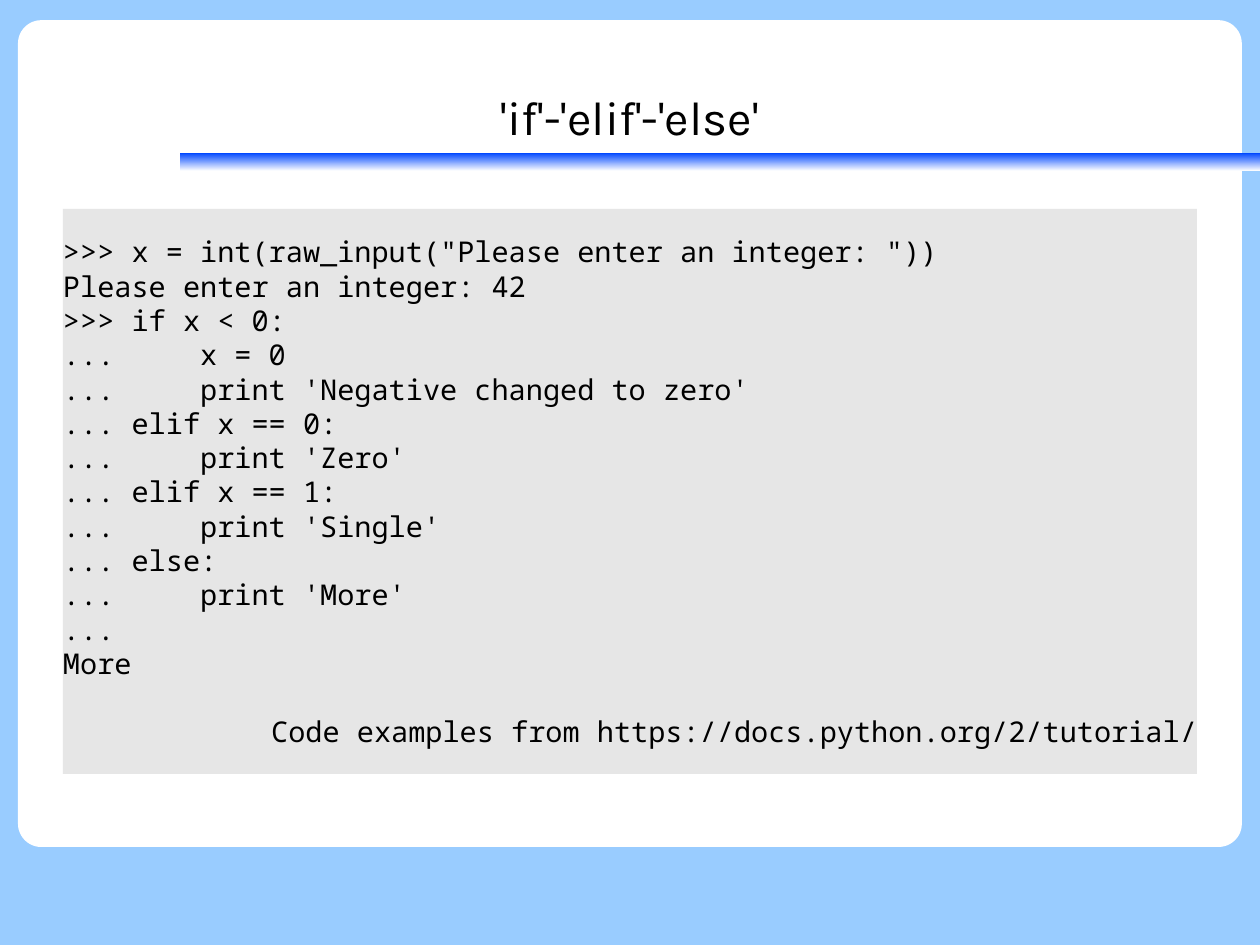
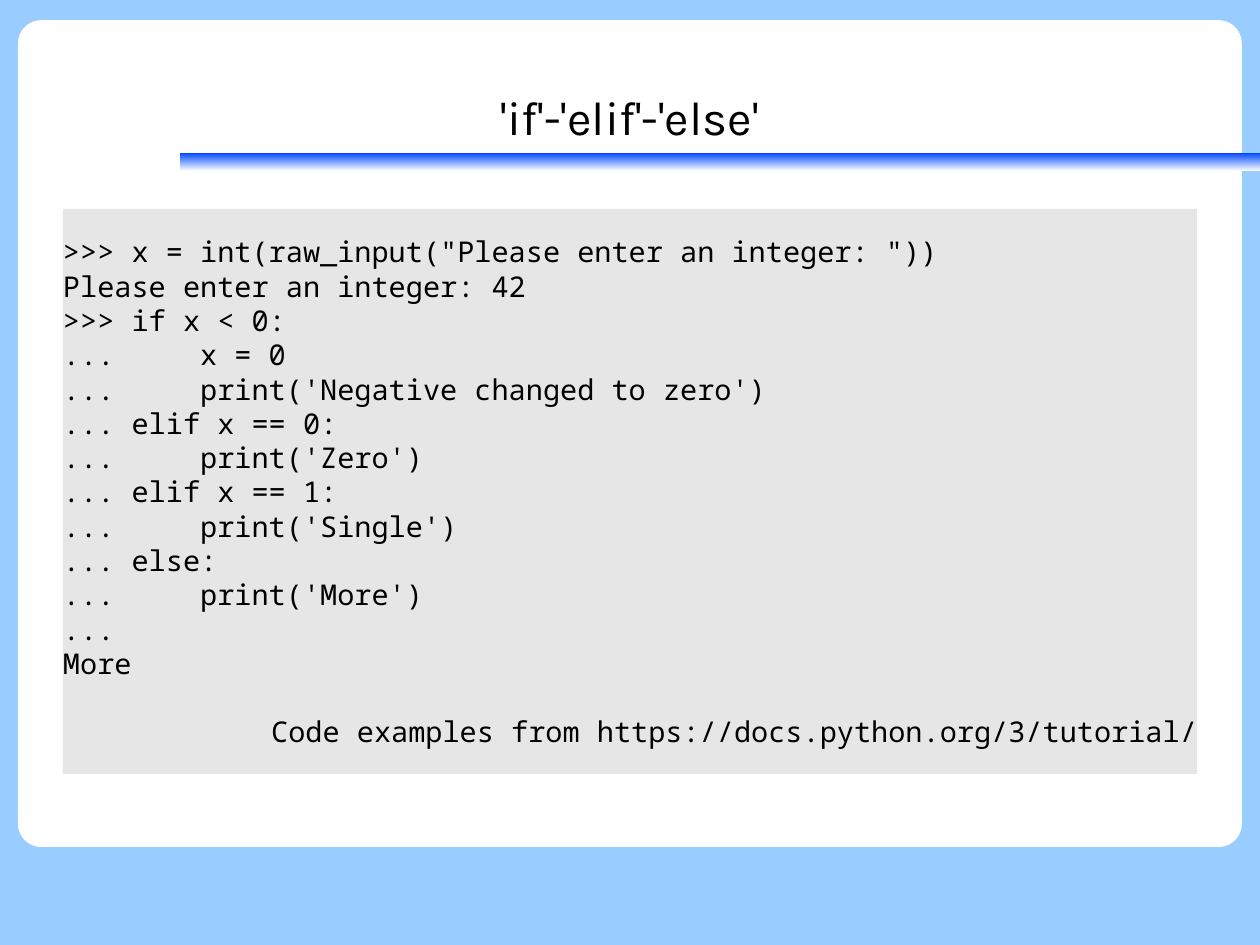
Before and after one commit to KennethNielsen/presentations, a slide deck: slide 72 of python/part1/part1_with_theme.odp (slide 74 before the commit). Drawn at 1260x945 pixels with LibreOffice and Linux fonts; fonts in the diff are those of the drawing; background and template pictures are left out. Boxes give left, top, right and bottom in pixels: in the first picture for what was removed or moved away, otherwise in the second. Text is boxed around its words. In the diff, an @@ line names an element or a change of style, - is before the commit and + after.

Commit message:
Update most of part1 for python 3

```diff
--- a/python/part1/part1_with_theme.odp
+++ b/python/part1/part1_with_theme.odp
@@ text in rectangle at (200, 378, 766, 407): text changed @@
-... print 'Negative changed to zero'
+... print('Negative changed to zero')
@@ text in rectangle at (200, 446, 423, 475): text changed @@
-... print 'Zero'
+... print('Zero')
@@ text in rectangle at (200, 515, 457, 544): text changed @@
-... print 'Single'
+... print('Single')
@@ text in rectangle at (200, 583, 423, 612): text changed @@
-... print 'More'
+... print('More')
@@ text in rectangle at (271, 720, 1197, 749): text changed @@
-Code examples from https://docs.python.org/2/tutorial/
+Code examples from https://docs.python.org/3/tutorial/
```
Also in this commit, not shown: 61 other slides changed, 6 slides added, 7 slides removed, 1 other file.
